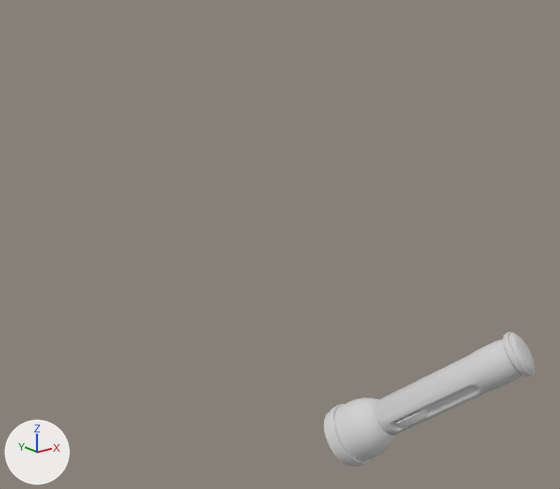
The FBX model Project 1/Assets/OriginalAssets/Flashlight.fbx, before and after one commit.
Rendered twice from a 50 mm lens placed at (-4.02, -7.15, 0.14), pointed at (0.73, -1.22, -2.23). Lighting does not change. The marker at lower left points along +X, +Y and +Z. Where no turn or scale is listed for an object, it has been applied to the vertices.

In view in the first picture: 'flashlight'.
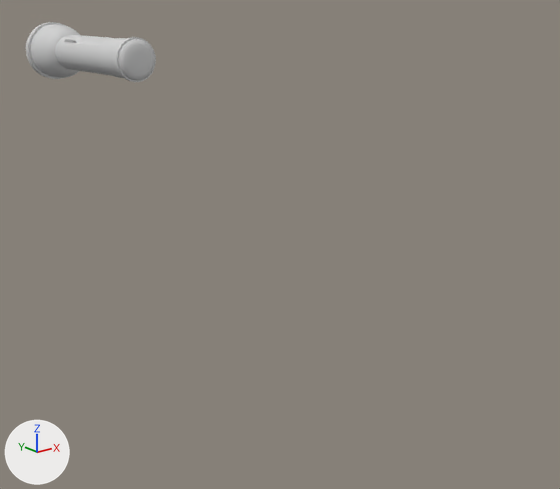
Where the change shows, as pixel boxes (x1, y1, x2, y2) in the pictures (560 x 489 px):
'flashlight', moved, turned
    before: (324, 331, 535, 467)
    after: (26, 22, 156, 82)
'flashlight_switch', added
    after: (64, 36, 84, 43)

Patch to the scene script:
```diff
--- a/Project 1/Assets/OriginalAssets/Flashlight.fbx.py
+++ b/Project 1/Assets/OriginalAssets/Flashlight.fbx.py
@@ me_flashlight_main_low_circle_000 @@
+me_flashlight_main_low_circle_000.from_pydata([(-0.039, 0.276, -0.001), (0.018, 0.05, 0.032), (0.017, 0.276, 0.032), (-0.028, -0.004, -0.032), (0.036, -0.017, -0.003), (0.041, -0.003, 0.009), (-0.038, 0.05, -0.001), (-0.029, 0.323, -0.032), (0.035, 0.335, -0.004), (0.04, 0.323, 0.009), (-0.016, 0.335, -0.034), (-0.016, -0.017, -0.034)], [], [(0, 1, 2), (3, 4, 5), (3, 1, 6), (2, 7, 0), (8, 7, 9), (7, 6, 0), (3, 10, 11), (1, 9, 2), (5, 8, 9), (0, 6, 1), (3, 11, 4), (3, 5, 1), (2, 9, 7), (8, 10, 7), (7, 3, 6), (3, 7, 10), (1, 5, 9), (5, 4, 8)])
+me_flashlight_main_low_circle_000.materials.append(mat_flashlight)  # its picture is missing
@@ ob_flashlight @@
 ob_flashlight = bpy.data.objects.new('flashlight', me_flashlight_main_low_circle_003)
-ob_flashlight.location = (1.397, -3.353, -3.019)
-ob_flashlight.rotation_euler = (-1.309, -0.897, 1.757)  # degrees (-75, -51, 101)
+ob_flashlight.location = (-0.338, -0.011, -0.38)
+ob_flashlight.rotation_euler = (-0.00226, -0.0000439, 0.00238)  # degrees (-0.1, 0, 0.1)
@@ ob_flashlight_switch @@
+ob_flashlight_switch = bpy.data.objects.new('flashlight_switch', me_flashlight_main_low_circle_000)
+ob_flashlight_switch.location = (-0.432, 0.654, -0.236)
```
